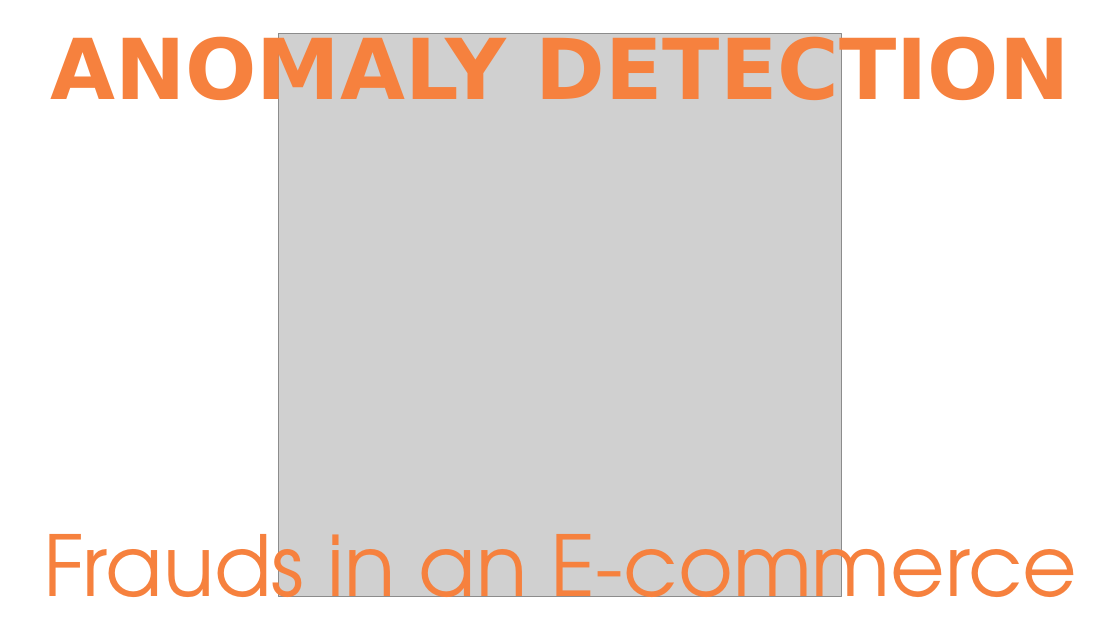
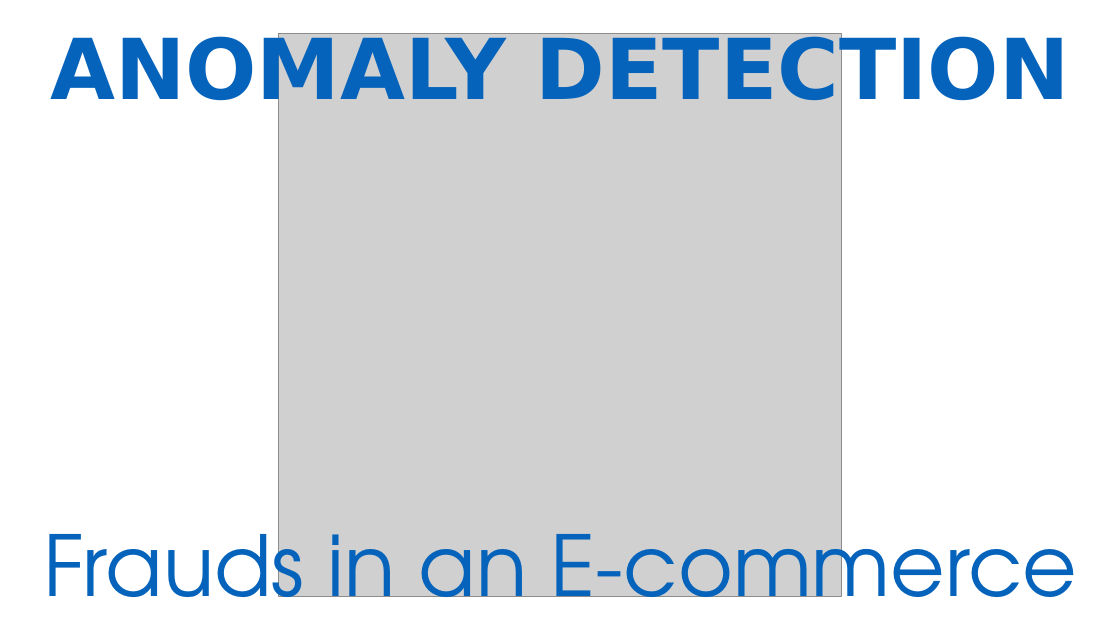
Before and after one commit to diassmatheus/en, a slide deck: slide 4 of assets/img/portfolio/cards-portifolio.pptx. Drawn at 1120x630 pixels with LibreOffice and Linux fonts; fonts in the diff are those of the drawing; grey boxes stand for pictures. Boxes give left, top, right and bottom in pixels: in the first picture for what was removed or moved away, otherwise in the second. Text is boxed around its words. In the diff, an @@ line names an element or a change of style, - is before the commit and + after.

```diff
--- a/assets/img/portfolio/cards-portifolio.pptx
+++ b/assets/img/portfolio/cards-portifolio.pptx
@@ text "ANOMALY DETECTION" at <box>50,31,1069,117</box>: text colour #F6813E to #0563BB @@
@@ text "Frauds in an E-commerce" at <box>43,508,1077,630</box>: text colour #F6813E to #0563BB @@
```
Also in this commit, not shown: 4 other slides changed, 2 slides added, 8 other files.
